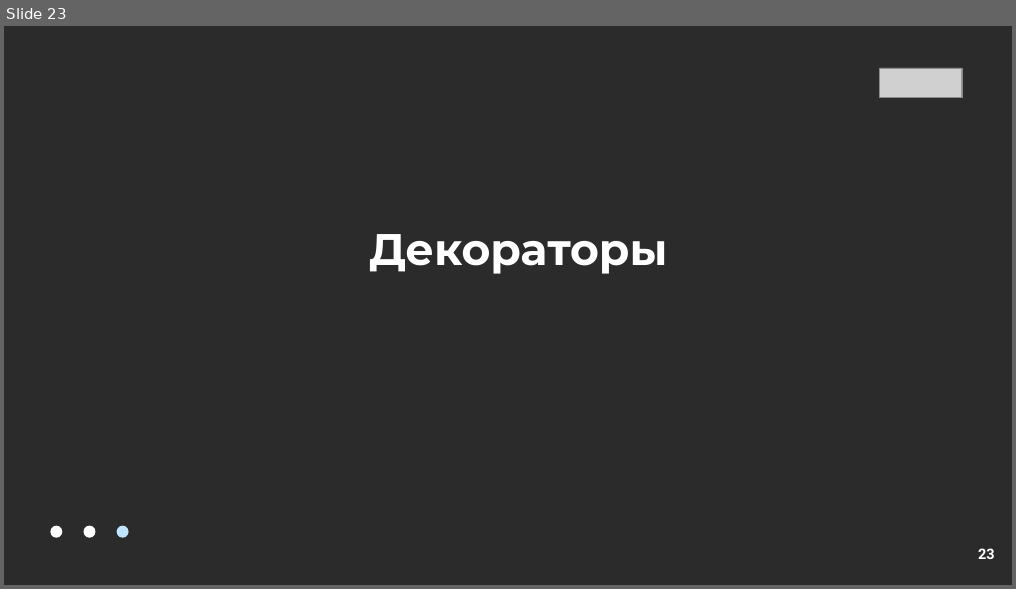
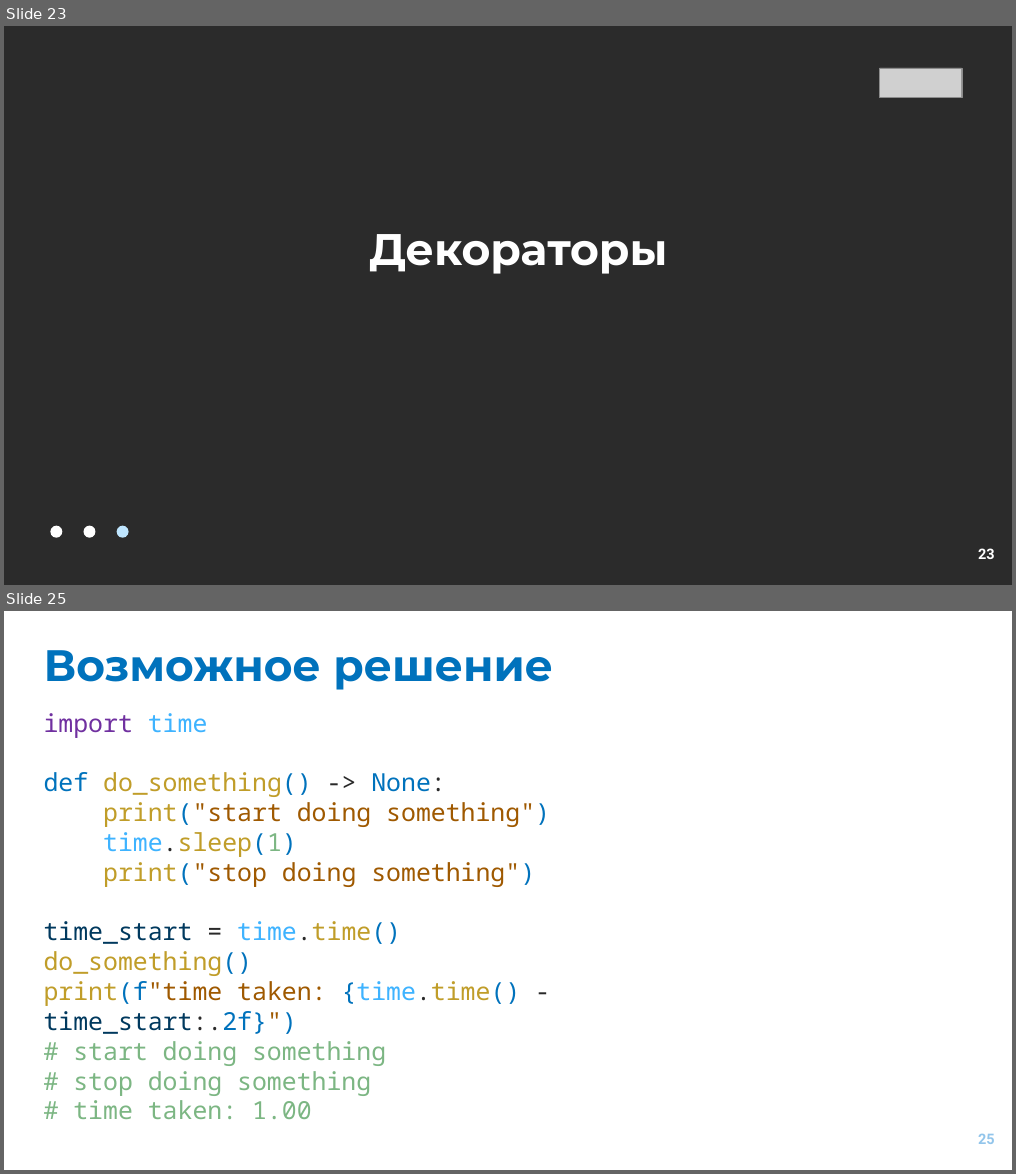
Before and after one commit to EvgrafovMichail/python_mipt_dafe, a slide deck: lessons/sem01/lesson08/decorators.pptx. Shown one above the other, each under a label of ours: slide 23 before the commit, slides 23 and 25 after it; the slides between them are not shown. The pictures are 1016x589 and 1016x1174 pixels, drawn with LibreOffice and Linux fonts; fonts in the diff are those of the drawing; grey boxes stand for pictures; background and template pictures are left out; a plain dark background stands for a picture behind light text. Boxes give left, top, right and bottom in pixels: in the first picture for what was removed or moved away, otherwise in the second. Text is boxed around its words. In the diff, an @@ line names an element or a change of style, - is before the commit and + after.

```diff
--- a/lessons/sem01/lesson08/decorators.pptx
+++ b/lessons/sem01/lesson08/decorators.pptx
@@ slide 25 added at bbox=[4, 611, 1012, 1170], background #FFFFFF @@
@@ title added at bbox=[44, 650, 553, 690], 85 pt, text #0072BC, bold @@
+Возможное решение
@@ text added at bbox=[44, 713, 550, 1096], 48 pt, text #7CB683 @@
+import time
+def do_something() -> None:
+print("start doing something")
+time.sleep(1)
+print("stop doing something")
+time_start = time.time()
+do_something()
+print(f"time taken: {time.time() - time_start:.2f}")
+# start doing something
+# stop doing something
+# time taken: 1.00
@@ page number added at bbox=[978, 1133, 995, 1144], 28 pt, text #92C5EB, bold @@
+25
```
Also in this commit, not shown: 6 slides changed, 15 other slides added, 6 slides removed.
